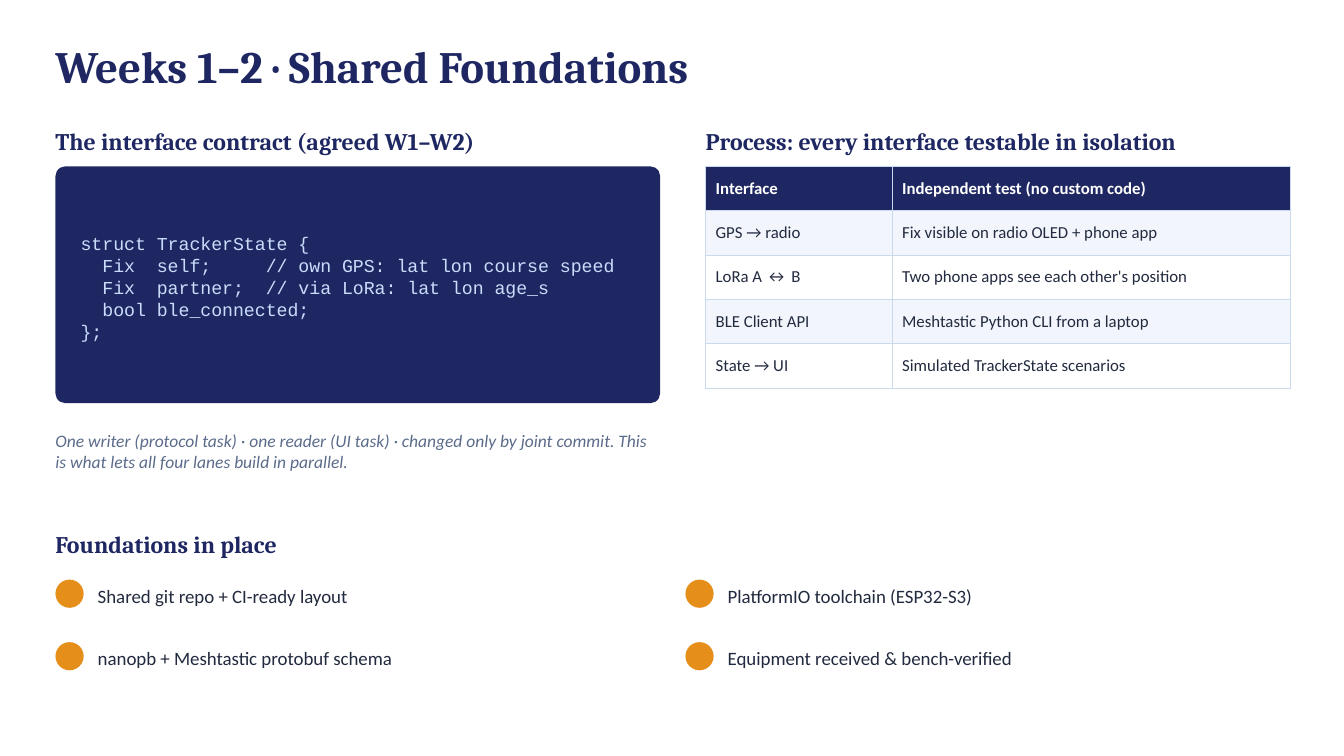
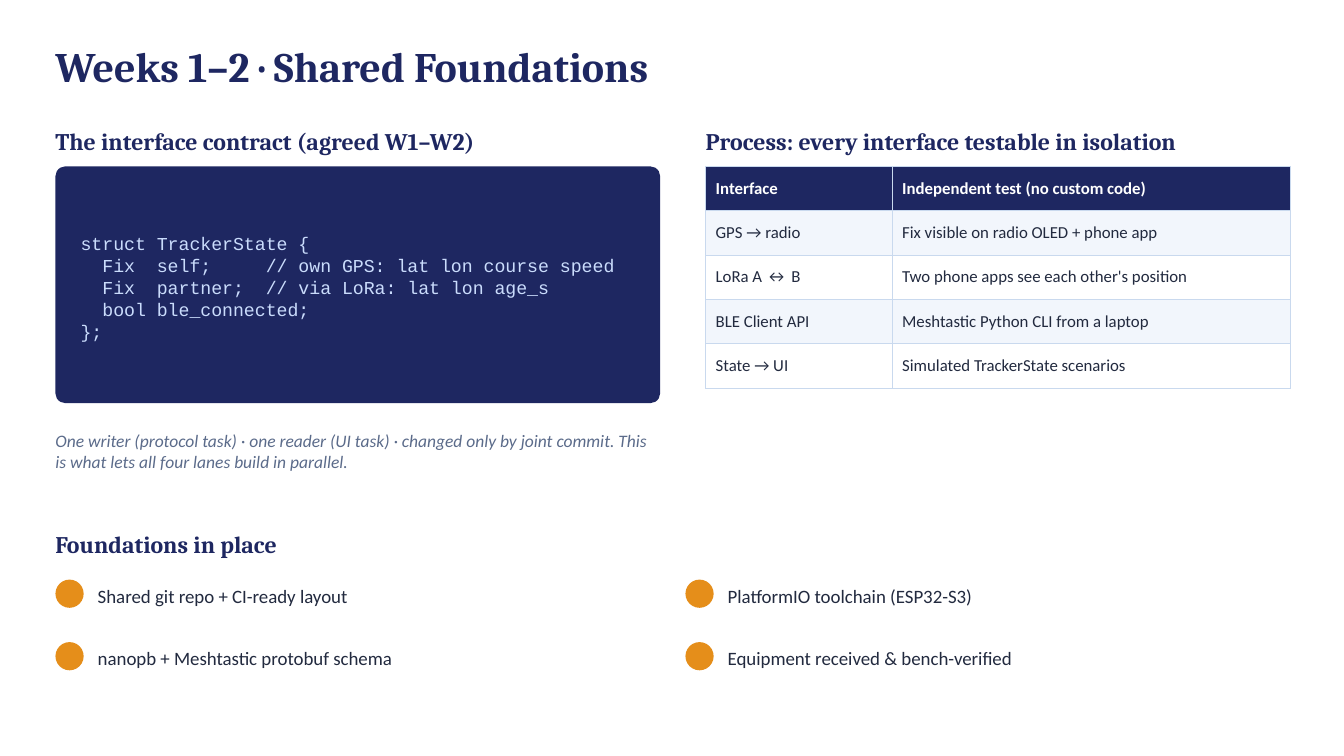
Before and after one commit to deosgracius/offgrid-vehicle-tracker, a slide deck: slide 3 of docs/presentations/Group9_Presentation2_Weeks1-2.pptx (slide 5 before the commit). Drawn at 1344x756 pixels with LibreOffice and Linux fonts; fonts in the diff are those of the drawing. Boxes give left, top, right and bottom in pixels: in the first picture for what was removed or moved away, otherwise in the second. Text is boxed around its words. In the diff, an @@ line names an element or a change of style, - is before the commit and + after.

```diff
--- a/docs/presentations/Group9_Presentation2_Weeks1-2.pptx
+++ b/docs/presentations/Group9_Presentation2_Weeks1-2.pptx
@@ text "Weeks 1–2 · Shared Foundations" at <box>55,52,648,83</box>: size 32 to 30 pt @@
```
Also in this commit, not shown: 3 other slides changed, 5 slides added, 5 slides removed.
